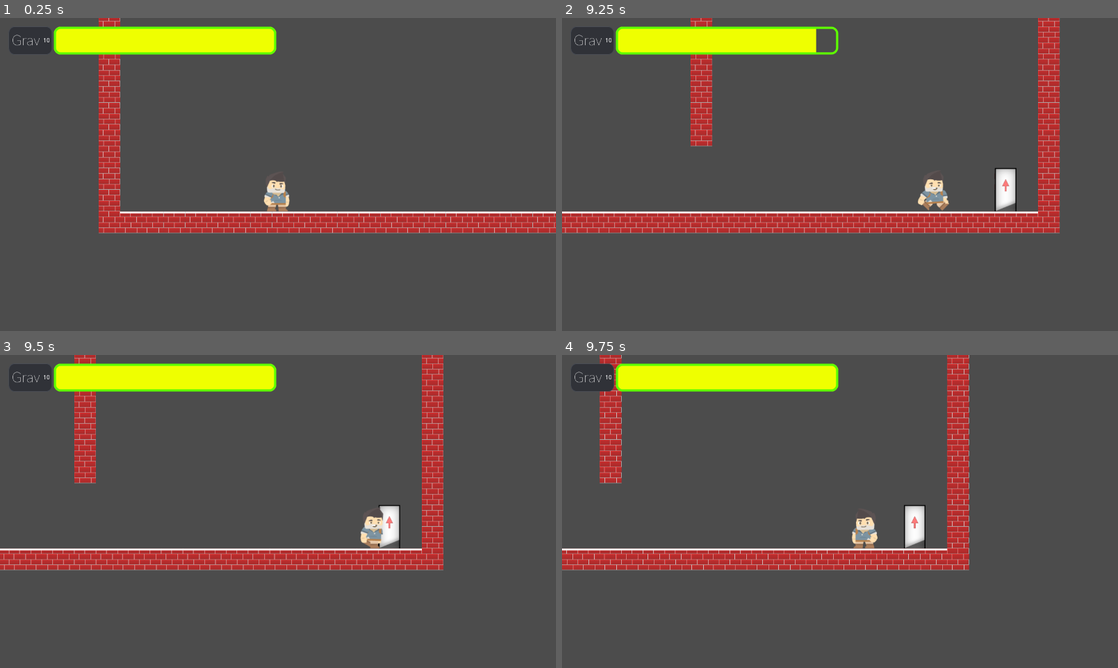
Above: before the commit, frames 1-4 (two rows, left to right).
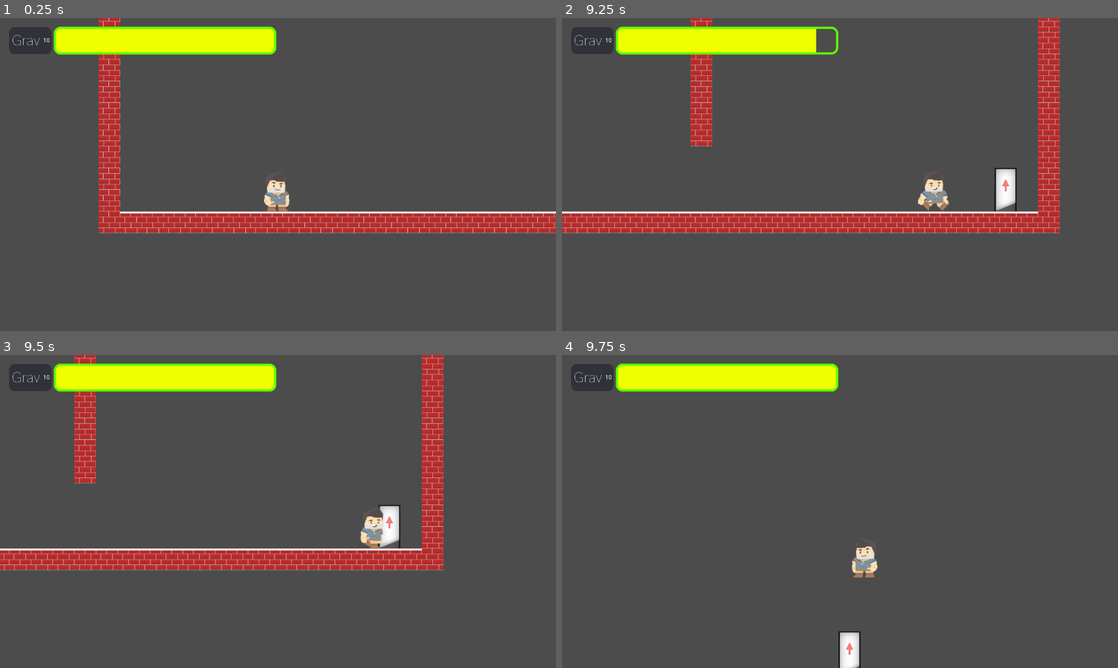
Above: after the commit, the same moments.

Repository: tonymarklove/higgs
Game: Godot game, scene res://main.tscn
Two runs of this game, one before a commit and one after it. Both use one fixed random seed, a clock stepped at 60 frames per second and the inputs below.
Inputs:
- Up to frame 1 (0.25 s): no input
- Up to frame 2 (9.25 s): tap Enter at 0.5 s; hold Right (ui_right) 0.53-2.03 s; tap Space (ui_select) at 0.77, 1.52, 3.02, 3.77, 4.52, 6.02, 6.77, 7.52, 9.02 s; hold Left (ui_left) 2.03-2.78 s; hold Right (ui_right) 2.78-4.28 s; hold Left (ui_left) 4.28-5.03 s; hold Right (ui_right) 5.03-5.78 s; hold Left (ui_left) 5.78-7.28 s; hold Right (ui_right) from 7.28 s (still down)
- Up to frame 3 (9.5 s): keep holding Right (ui_right)
- Up to frame 4 (9.75 s): release Right (ui_right) at 9.53 s; hold Left (ui_left) from 9.53 s (still down)

Frames 1-3 are identical in both runs. In frame 4, 10% of the frame differs, in the area x 0-74%, y 0-100%.

Commit message:
Doorways between scenes

Diff:
--- /dev/null
+++ b/Globals/Global.gd
@@ -0,0 +1,21 @@
+extends Node
+
+func goto_scene(path, teleport_to_location):
+	call_deferred("_deferred_goto_scene", path, teleport_to_location)
+
+func _deferred_goto_scene(path, teleport_to_location):
+	# Load new scene.
+	var s = ResourceLoader.load(path)
+	var new_scene = s.instance()
+
+	# Add it to the active scene, as child of root.
+	var level_node = get_node("/root/Node/Level")
+	var parent = level_node.get_parent()
+
+	level_node.free()
+
+	parent.add_child(new_scene)
+
+	if teleport_to_location != null:
+		var player_node = get_node("/root/Node/Player")
+		player_node.set_position(teleport_to_location)
--- /dev/null
+++ b/Levels/Doorway.gd
@@ -0,0 +1,7 @@
+extends Area2D
+
+export var scene_to_load = "res://Levels/Level_1_2.tscn"
+export(Vector2) var teleport_to_location
+
+func _on_Doorway_body_entered(body):
+	get_node("/root/Global").goto_scene(scene_to_load, teleport_to_location)
--- /dev/null
+++ b/Levels/Doorway.tscn
@@ -0,0 +1,28 @@
+[gd_scene load_steps=3 format=2]
+
+[ext_resource path="res://Levels/Doorway.gd" type="Script" id=1]
+
+[sub_resource type="RectangleShape2D" id=1]
+
+custom_solver_bias = 0.0
+extents = Vector2( 10, 10 )
+
+[node name="Doorway" type="Area2D"]
+
+editor/display_folded = true
+position = Vector2( 1740.03, 436.811 )
+input_pickable = true
+gravity_vec = Vector2( 0, 1 )
+gravity = 98.0
+linear_damp = 0.1
+angular_damp = 1.0
+audio_bus_override = false
+audio_bus_name = "Master"
+script = ExtResource( 1 )
+scene_to_load = "res://Levels/Level_1_2.tscn"
+
+[node name="CollisionShape2D" type="CollisionShape2D" parent="." index="0"]
+
+shape = SubResource( 1 )
+
+[connection signal="body_entered" from="." to="." method="_on_Doorway_body_entered"]
--- a/Levels/Level_1_1.tscn
+++ b/Levels/Level_1_1.tscn
@@ -1,13 +1,9 @@
 [gd_scene load_steps=3 format=2]
 
 [ext_resource path="res://tileset.tres" type="TileSet" id=1]
+[ext_resource path="res://Levels/Doorway.tscn" type="PackedScene" id=2]
 
-[sub_resource type="RectangleShape2D" id=1]
-
-custom_solver_bias = 0.0
-extents = Vector2( 10, 10 )
-
-[node name="Level" type="Node" index="0"]
+[node name="Level" type="Node"]
 
 [node name="TileMap" type="TileMap" parent="." index="0"]
 
@@ -33,17 +29,6 @@
 "_edit_lock_": true
 }
 
-[node name="Doorway" type="Area2D" parent="." index="1"]
+[node name="Doorway" parent="." index="1" instance=ExtResource( 2 )]
 
-position = Vector2( 1740.03, 436.811 )
-input_pickable = true
-gravity_vec = Vector2( 0, 1 )
-gravity = 98.0
-linear_damp = 0.1
-angular_damp = 1.0
-audio_bus_override = false
-audio_bus_name = "Master"
-
-[node name="CollisionShape2D" type="CollisionShape2D" parent="Doorway" index="0"]
-
-shape = SubResource( 1 )
+teleport_to_location = null
--- a/Levels/Level_1_2.tscn
+++ b/Levels/Level_1_2.tscn
@@ -1,6 +1,7 @@
-[gd_scene load_steps=2 format=2]
+[gd_scene load_steps=3 format=2]
 
 [ext_resource path="res://tileset.tres" type="TileSet" id=1]
+[ext_resource path="res://Levels/Doorway.tscn" type="PackedScene" id=2]
 
 [node name="Level" type="Node" index="0"]
 
@@ -22,5 +23,11 @@
 collision_mask = 1
 occluder_light_mask = 1
 format = 1
-tile_data = PoolIntArray( 458752, 1, 0, 458753, 1, 0, 458754 …(120 unchanged characters)… 458763, 1, 0, 458764, 1, 0, 458765, 1, 0 )
+tile_data = PoolIntArray( 458752, 1, 0, 458753, 1, 0, 458754 …(120 unchanged characters)… 458763, 1, 0, 458764, 1, 0, 458765, 1, 0, 917535, 5, 0, 983071, 6, 0, 1048606, 1, 0, 1048607, 1, 0, 1048608, 1, 0, 1048609, 1, 0, 1048610, 1, 0, 1048611, 1, 0, 1048612, 1, 0, 1048613, 1, 0, 1048614, 1, 0, 1048615, 1, 0, 1048616, 1, 0, 1048617, 1, 0, 1048618, 1, 0, 1048619, 1, 0, 1048620, 1, 0, 1048621, 1, 0, 1048622, 1, 0, 1048623, 1, 0, 1048624, 1, 0, 1048625, 1, 0, 1048626, 1, 0, 1048627, 1, 0, 1048628, 1, 0, 1048629, 1, 0 )
 _sections_unfolded = [ "Cell" ]
+
+[node name="Doorway" parent="." index="1" instance=ExtResource( 2 )]
+
+position = Vector2( 1581.03, 731.812 )
+scene_to_load = "res://Levels/Level_1_1.tscn"
+teleport_to_location = Vector2( 0, 0 )
--- a/Player/Player.gd
+++ b/Player/Player.gd
@@ -208,22 +208,3 @@
 
 	if rotate_to_follow_gravity:
 		rotate_to_gravity()
-
-func _on_Doorway_body_entered(body):
-	goto_scene("res://Levels/Level_1_2.tscn")
-
-func goto_scene(path):
-	call_deferred("_deferred_goto_scene", path)
-
-func _deferred_goto_scene(path):
-	# Load new scene.
-	var s = ResourceLoader.load(path)
-	var new_scene = s.instance()
-
-	# Add it to the active scene, as child of root.
-	var level_node = get_node("/root/Node/Level")
-	var parent = level_node.get_parent()
-
-	level_node.free()
-
-	parent.add_child(new_scene)
--- a/main.tscn
+++ b/main.tscn
@@ -4,7 +4,7 @@
 [ext_resource path="res://Player/Player.tscn" type="PackedScene" id=2]
 [ext_resource path="res://Gui/GUI.tscn" type="PackedScene" id=3]
 
-[node name="Node" type="Node"]
+[node name="Node" type="Node" index="0"]
 
 [node name="Level" parent="." index="0" instance=ExtResource( 1 )]
 
@@ -14,6 +14,7 @@
 
 [node name="CanvasLayer" type="CanvasLayer" parent="." index="2"]
 
+editor/display_folded = true
 layer = 1
 offset = Vector2( 0, 0 )
 rotation = 0.0
--- a/project.godot
+++ b/project.godot
@@ -12,6 +12,10 @@
 
 config/name="higgs"
 run/main_scene="res://main.tscn"
+
+[autoload]
+
+Global="*res://Globals/Global.gd"
 
 [display]
 
